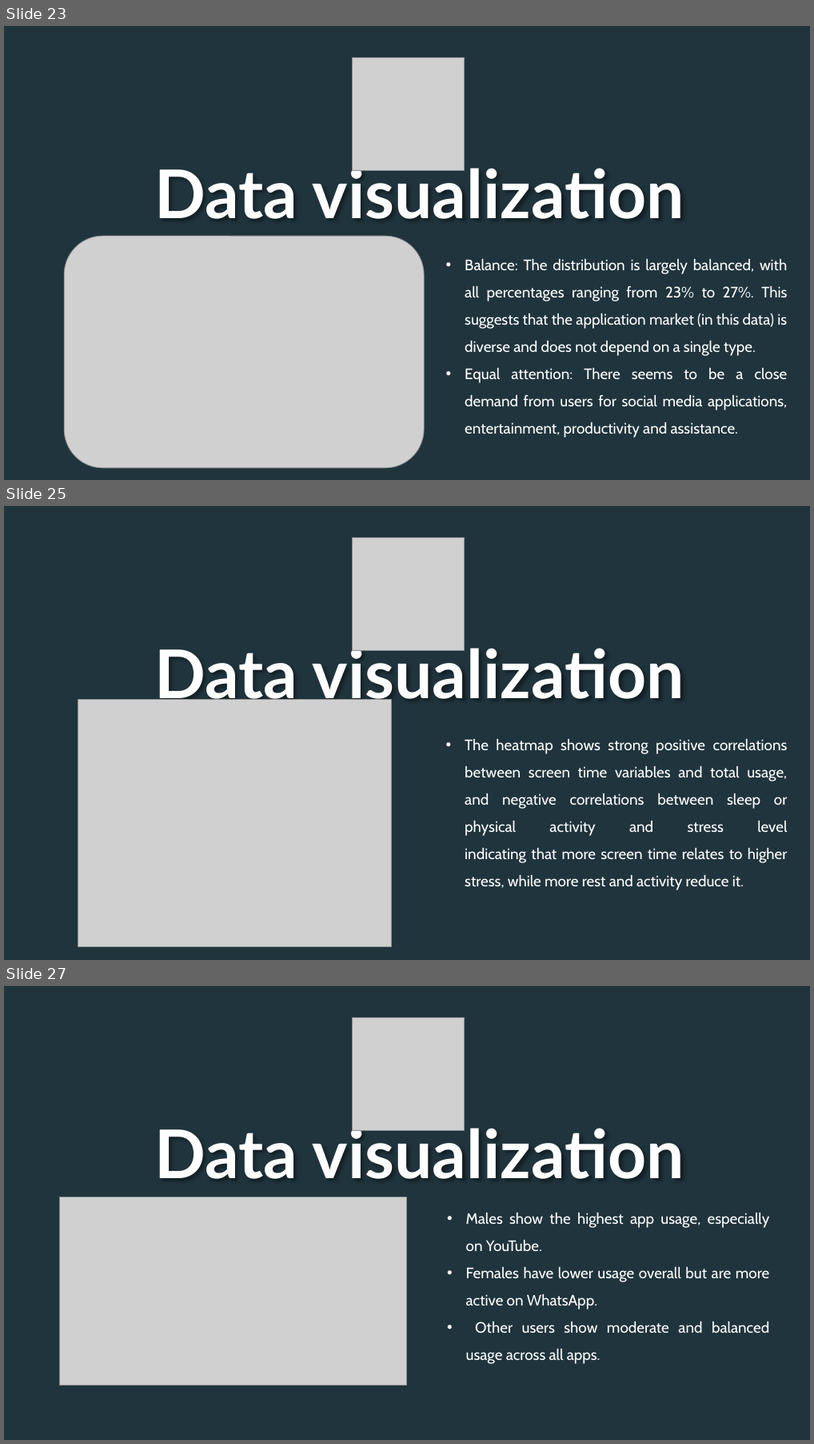
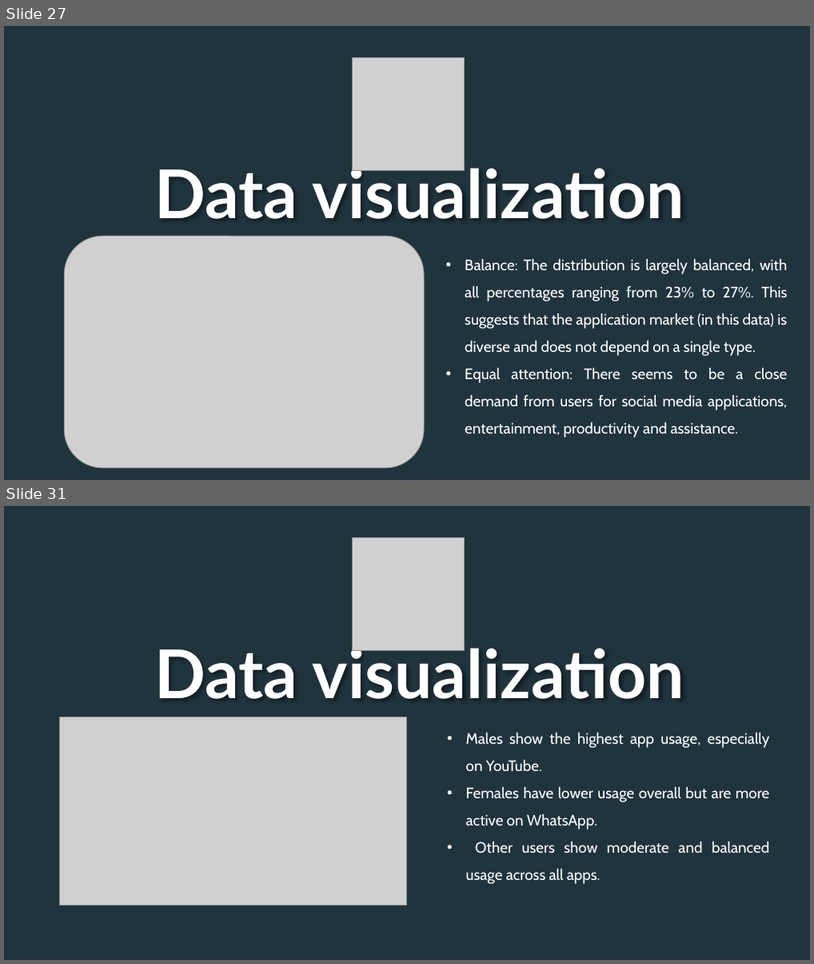
Before and after one commit to F1a23/Python_Team, a slide deck: Project1/Presentation1.pptx. Shown one above the other, each under a label of ours: slides 23, 25 and 27 before the commit, slides 27 and 31 after it; the slides between them are not shown. The pictures are 814x1444 and 814x964 pixels, drawn with LibreOffice and Linux fonts; fonts in the diff are those of the drawing; grey boxes stand for pictures; background and template pictures are left out; a plain dark background stands for a picture behind light text. Boxes give left, top, right and bottom in pixels: in the first picture for what was removed or moved away, otherwise in the second. Text is boxed around its words. In the diff, an @@ line names an element or a change of style, - is before the commit and + after.

```diff
--- a/Project1/Presentation1.pptx
+++ b/Project1/Presentation1.pptx
@@ slide 25 removed at bbox=[4, 506, 810, 960], background picture (left out) @@
@@ ellipse removed at bbox=[4, 506, 810, 960] @@
@@ picture removed at bbox=[353, 537, 465, 650] @@
@@ text removed at bbox=[155, 640, 685, 710] @@
-Data visualization
@@ picture removed at bbox=[78, 700, 392, 947] @@
@@ text removed at bbox=[465, 739, 788, 890] @@
-• The heatmap shows strong positive correlations between screen time variables and total usage,
-  and negative correlations between sleep or physical activity and stress level
-  indicating that more screen time relates to higher stress, while more rest and activity reduce it.
@@ what was slide 23 is now slide 27 @@
@@ what was slide 27 is now slide 31 @@
```
Also in this commit, not shown: 14 slides changed, 8 slides added, 5 other slides removed, 3 other files.
